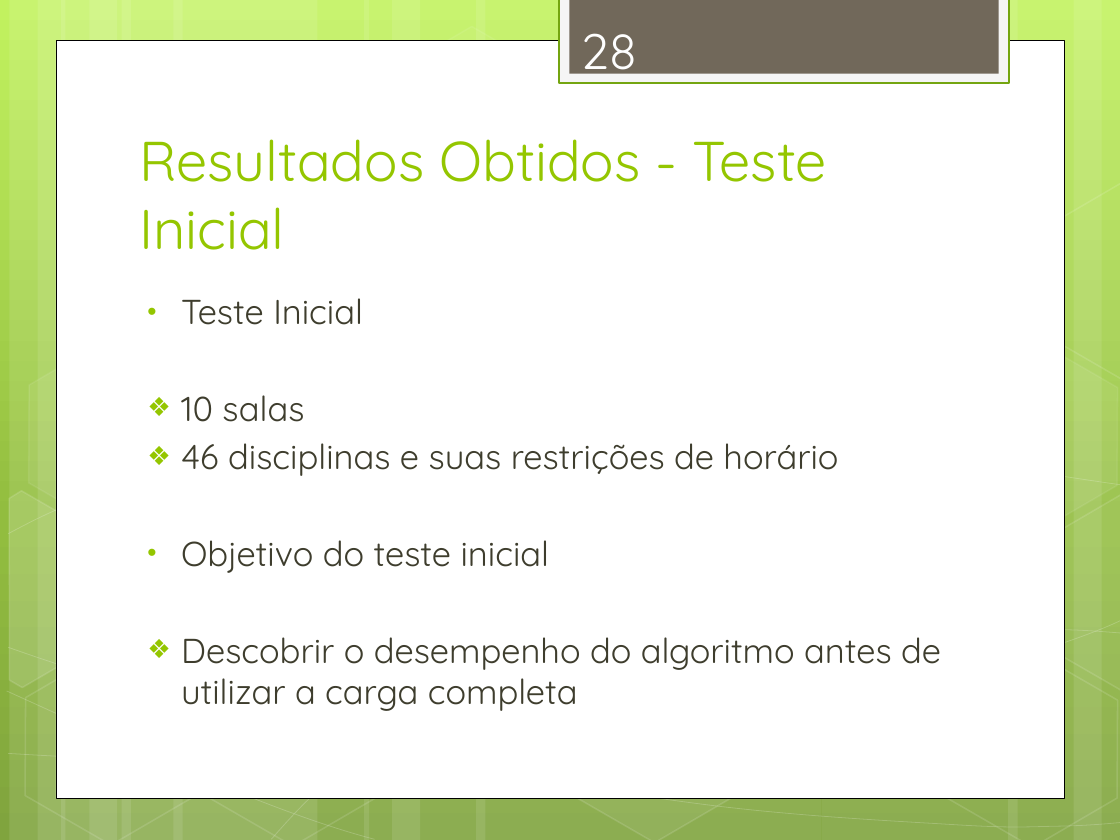
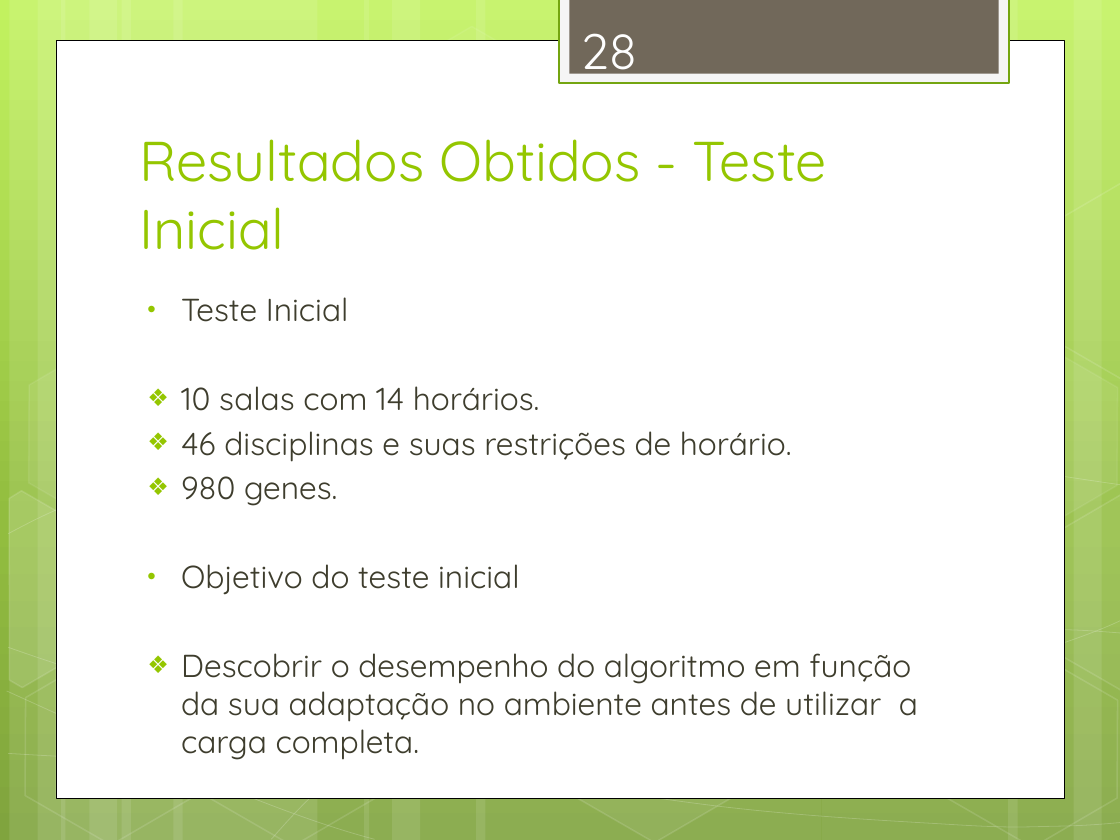
Before and after one commit to alexandregme/tcc2, a slide deck: slide 28 of Apresentação.pptx. Drawn at 1120x840 pixels with LibreOffice and Linux fonts; fonts in the diff are those of the drawing. Boxes give left, top, right and bottom in pixels: in the first picture for what was removed or moved away, otherwise in the second. Text is boxed around its words. In the diff, an @@ line names an element or a change of style, - is before the commit and + after.

```diff
--- a/Apresentação.pptx
+++ b/Apresentação.pptx
@@ text at <box>181,297,519,595</box>: size 22.2 to 20.4 pt in "Teste Inicial", "Objetivo do teste inicial" @@
@@ text at <box>181,386,792,506</box>: text changed; size 22.2 to 20.4 pt @@
-❖ 10 salas
-❖ 46 disciplinas e suas restrições de horário
+❖ 10 salas com 14 horários.
+❖ 46 disciplinas e suas restrições de horário.
+❖ 980 genes.
@@ text at <box>181,653,918,722</box>: text changed; size 22.2 to 20.4 pt @@
-❖ Descobrir o desempenho do algoritmo antes de utilizar a carga completa
+❖ Descobrir o desempenho do algoritmo em função da sua adaptação no ambiente antes de utilizar a carga completa.
```
Also in this commit, not shown: 12 other slides changed.
